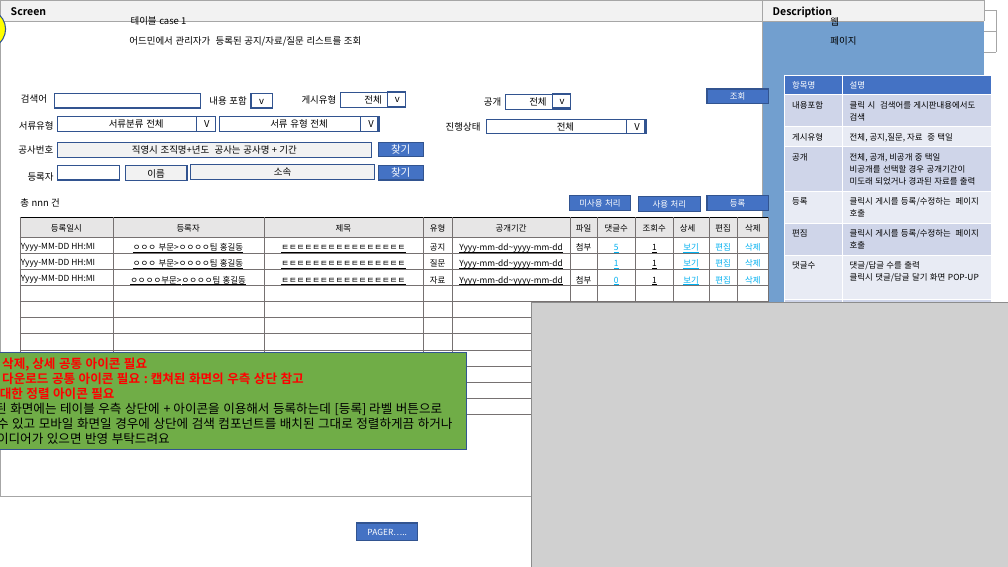
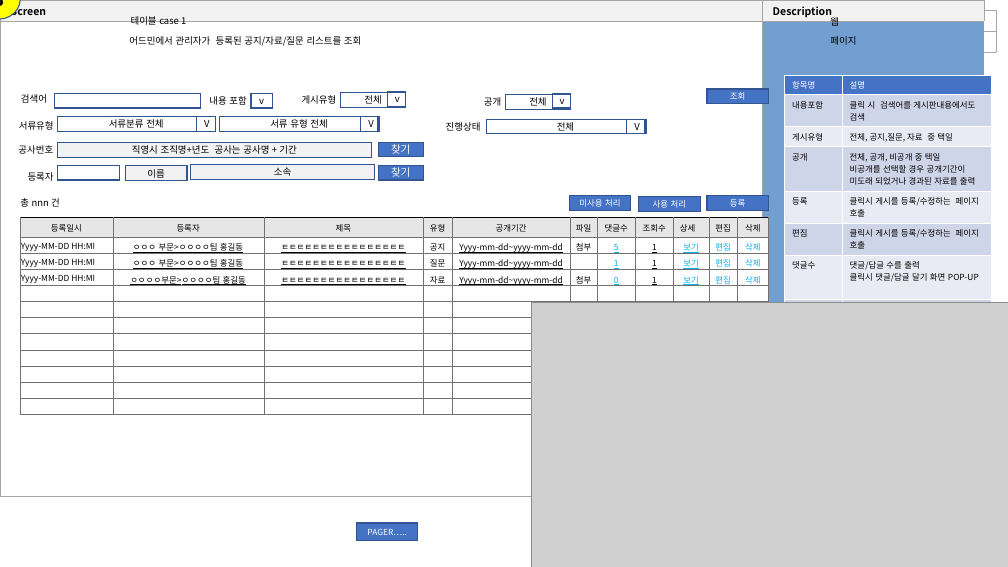
Before and after one commit to yamdeng/ktds-publish, a slide deck: slide 3 of docs/퍼블_페이지작업.pptx. Drawn at 1008x567 pixels with LibreOffice and Linux fonts; fonts in the diff are those of the drawing; grey boxes stand for pictures. Boxes give left, top, right and bottom in pixels: in the first picture for what was removed or moved away, otherwise in the second. Text is boxed around its words. In the diff, an @@ line names an element or a change of style, - is before the commit and + after.

```diff
--- a/docs/퍼블_페이지작업.pptx
+++ b/docs/퍼블_페이지작업.pptx
@@ ellipse "3": place and size @@
-ellipse "3" at bbox=[0, 9, 5, 50]
+ellipse "3" at bbox=[0, 0, 20, 20]
@@ rectangle removed at bbox=[0, 352, 467, 450] @@
-1. 편집, 삭제, 상세 공통 아이콘 필요
-2. 추가, 다운로드 공통 아이콘 필요 : 캡쳐된 화면의 우측 상단 참고
-3. 열에 대한 정렬 아이콘 필요
-3. 캡쳐된 화면에는 테이블 우측 상단에 + 아이콘을 이용해서 등록하는데 [등록] 라벨 버튼으로 대체될 수 있고 모바일 화면일 경우에 상단에 검색 컴포넌트를 배치된 그대로 정렬하게끔 하거나 좋은 아이디어가 있으면 반영 부탁드려요
```
Also in this commit, not shown: 5 other slides changed, 1 slide removed, 7 other files.
